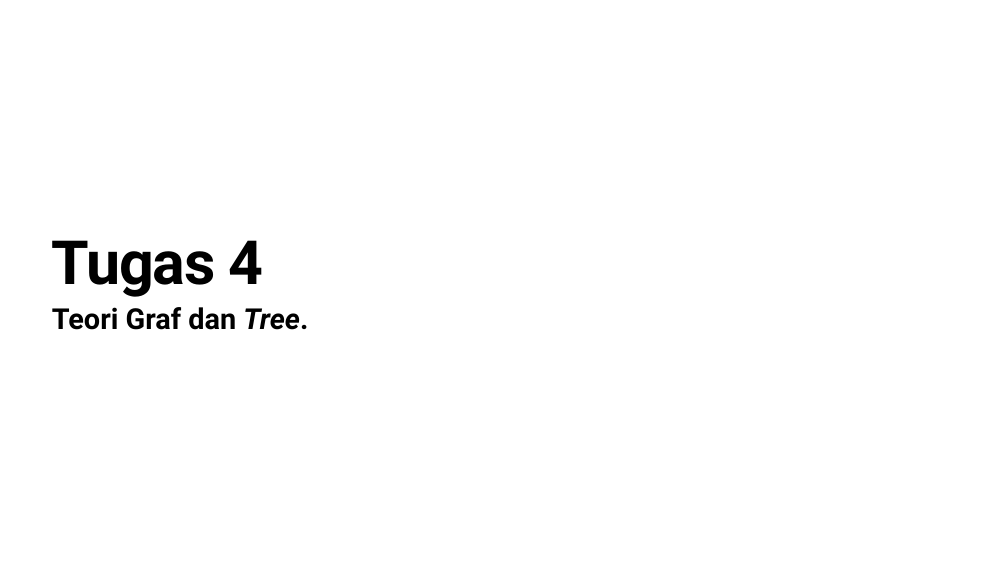
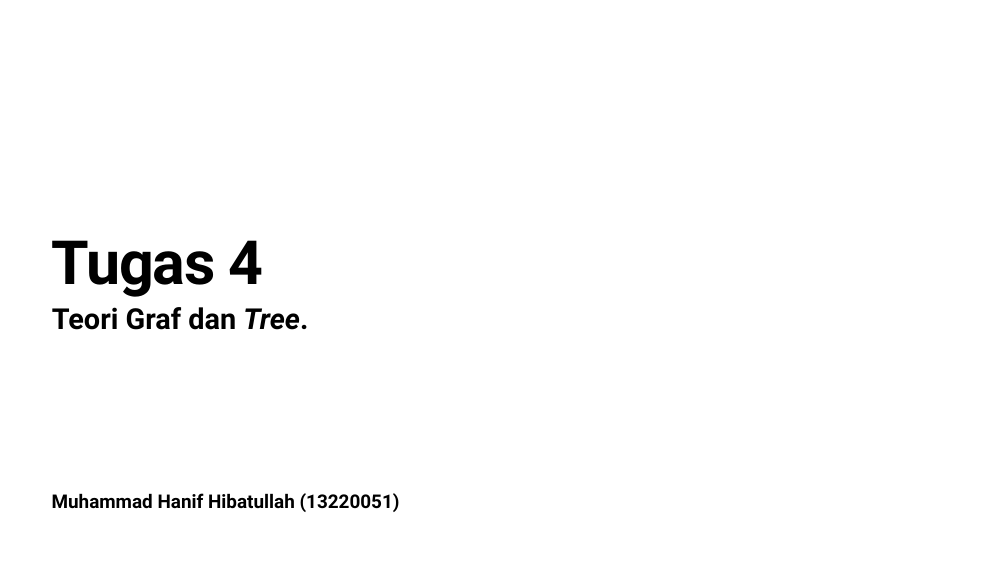
Before and after one commit to HanifHBK/TugasPMC, a slide deck: slide 1 of Latihan 6/implementasi graph dan tree.pptx. Drawn at 1008x567 pixels with LibreOffice and Linux fonts; fonts in the diff are those of the drawing. Boxes give left, top, right and bottom in pixels: in the first picture for what was removed or moved away, otherwise in the second. Text is boxed around its words. In the diff, an @@ line names an element or a change of style, - is before the commit and + after.

```diff
--- a/Latihan 6/implementasi graph dan tree.pptx
+++ b/Latihan 6/implementasi graph dan tree.pptx
@@ text added at (52, 493, 400, 512), 36 pt, text #000000, bold @@
+Muhammad Hanif Hibatullah (13220051)
```
Also in this commit, not shown: 11 slides added.
